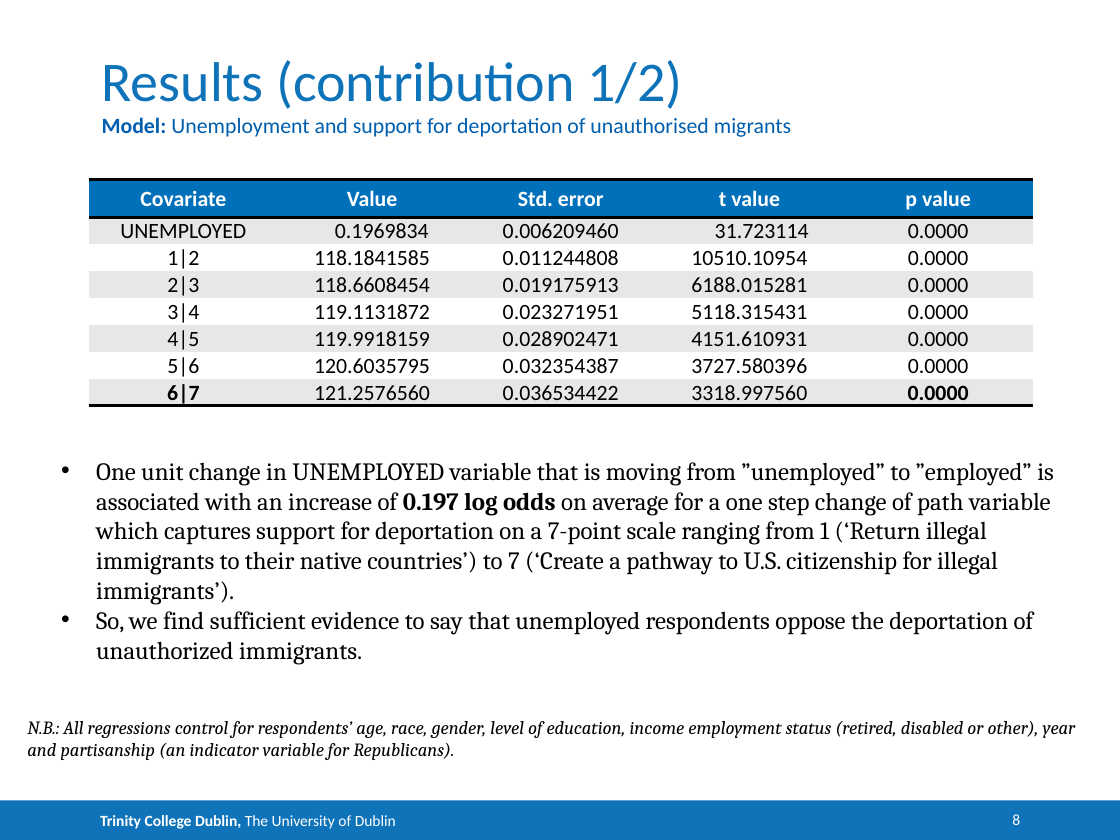
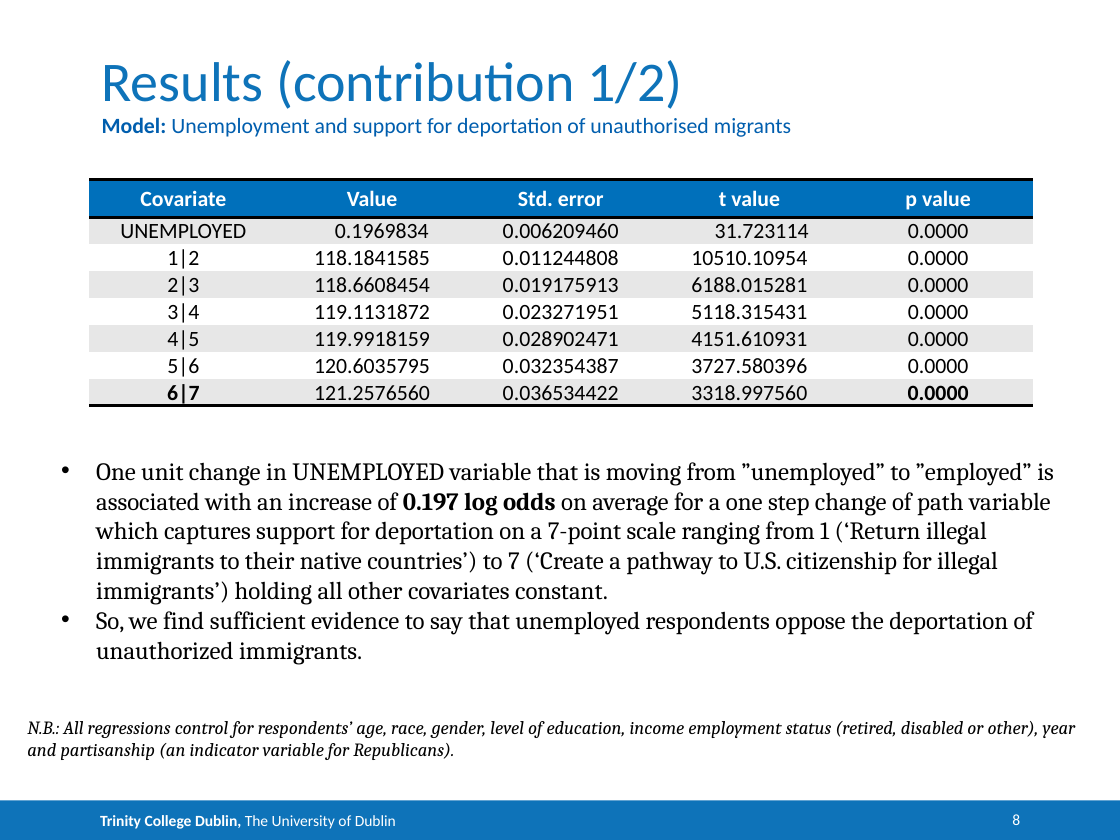
Before and after one commit to ShekharKedia/StatsII_Spring2024, a slide deck: slide 8 of replication/my_replication/Class presentation/Class presentation_Shekhar Kedia.pptx. Drawn at 1120x840 pixels with LibreOffice and Linux fonts; fonts in the diff are those of the drawing. Boxes give left, top, right and bottom in pixels: in the first picture for what was removed or moved away, otherwise in the second. Text is boxed around its words. In the diff, an @@ line names an element or a change of style, - is before the commit and + after.

```diff
--- a/replication/my_replication/Class presentation/Class presentation_Shekhar Kedia.pptx
+++ b/replication/my_replication/Class presentation/Class presentation_Shekhar Kedia.pptx
@@ text at <box>96,462,1054,604</box>: text changed @@
-• One unit change in UNEMPLOYED variable that is moving from ”unemployed” to ”employed” is associated with an increase of 0.197 log odds on average for a one step change of path variable which captures support for deportation on a 7-point scale ranging from 1 (‘Return illegal immigrants to their native countries’) to 7 (‘Create a pathway to U.S. citizenship for illegal immigrants’).
+• One unit change in UNEMPLOYED variable that is moving from ”unemployed” to ”employed” is associated with an increase of 0.197 log odds on average for a one step change of path variable which captures support for deportation on a 7-point scale ranging from 1 (‘Return illegal immigrants to their native countries’) to 7 (‘Create a pathway to U.S. citizenship for illegal immigrants’) holding all other covariates constant.
```
Also in this commit, not shown: 1 other slide changed, 3 other files.
